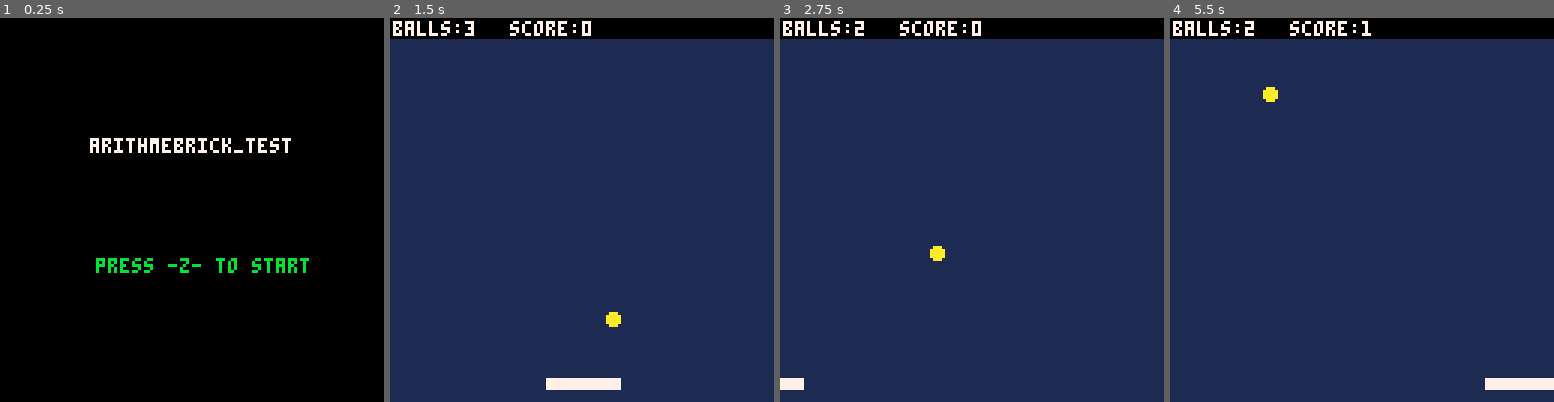
Above: before the commit, frames 1-4 (left to right).
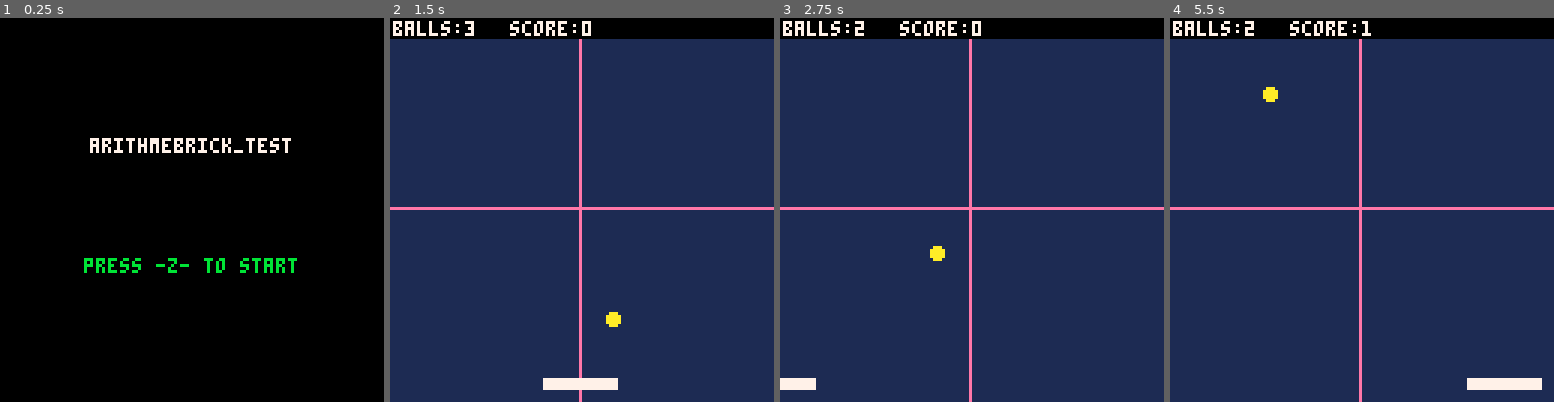
Above: after the commit, the same moments.

Repository: loathe-sum/Arithmebrick
Game: PICO-8 cartridge arithmebrick_mainNotes.p8
Same seed, same stepped clock (60 frames per second), same inputs: the game is played once before the commit and once after it.
Inputs:
- Up to frame 1 (0.25 s): no input
- Up to frame 2 (1.5 s): tap O (Z key) at 0.33, 0.7, 1.43 s; tap X (X key) at 1.07 s
- Up to frame 3 (2.75 s): hold Left 1.97-2.37 s; tap X (X key) at 2.07, 2.4, 2.73 s; tap O (Z key) at 2.22 s
- Up to frame 4 (5.5 s): hold Right 2.87-3.53 s; tap X (X key) every 0.33 s from 3.07 to 5.4 s; tap O (Z key) at 3.1, 3.98, 4.87 s; hold Right 4.13-4.53 s; hold Left from 5.13 s (still down)

The runs differ from the first frame. In frame 1, 0.8% of the frame differs, in the area x 21-81%, y 62-67%; in frame 2, 1.5%; in frame 3, 1.6%; in frame 4, 1.8%, in the area x 0-100%, y 5-100%.

Commit message:
Update arithmebrick_mainNotes.p8

Diff:
--- a/arithmebrick_mainNotes.p8
+++ b/arithmebrick_mainNotes.p8
@@ -4,6 +4,7 @@
 function _init()
  cls()
  mode="start"
+ prts={}
 end
 
 function _update60()
@@ -17,6 +18,13 @@
 end
 
 function update_start()
+ if btn(❎) then
+  add(prts,{x=32+rnd(30),y=63})
+  end
+  for fuck in all(prts) do
+  fuck.x+=1+rnd(3)
+  fuck.y+=1+rnd(3)
+  end
  if btn(4) then
   startgame()
  end
@@ -28,7 +36,7 @@
  ball_r=2
  ball_dr=0.5
 
- pad_x=52
+ pad_x=51
  pad_y=120
  pad_dx=0
  pad_w=24
@@ -82,7 +90,7 @@
   --pad_x+=5
  end
  if not(buttpress) then
-  pad_dx=pad_dx/1.3
+  pad_dx=pad_dx/1.8
  end
  pad_x+=pad_dx
 
@@ -137,10 +145,16 @@
  end
 end
 
+
+
 function draw_start()
  cls()
+ for fuck in all(prts) do
+  circfill(fuck.x+rnd(3),fuck.y+rnd(5),1,14)
+
+ end
  print("arithmebrick_test",30,40,7)
- print("press -z- to start",32,80,11)
+ print("press -z- to start",28,80,11)
 end
 
 function draw_gameover()
@@ -152,6 +166,10 @@
 
 function draw_game()
  cls(1)
+ -- center line for ref
+ rectfill(63,0,63,127,14)
+ -- center line for ref
+ rectfill(0,63,127,63,14)
  circfill(ball_x,ball_y,ball_r, 10)
  rectfill(pad_x,pad_y,pad_x+pad_w,pad_y+pad_h,pad_c)
 
